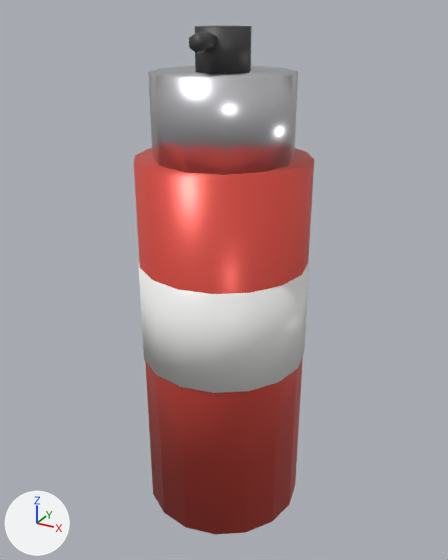
One commit to the glTF model assets/models/apartment/spray_can.glb: the scene before it, then after it.
Both versions are drawn from a 50 mm camera at (0.1095, -0.1987, 0.2003) aimed at (-0.0005, 0.0013, 0.1003). Lighting does not change. The marker at lower left points along +X, +Y and +Z. The older version comes first. Vertices at exactly the same position are counted once.

The first picture shows 'spray_can'.
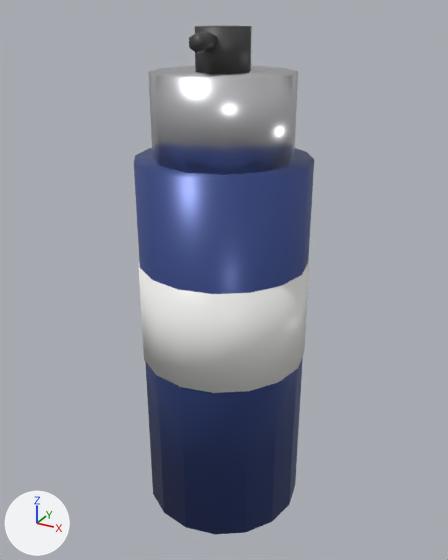
Location of each change, (x1, y1, x2, y2) in pixels of the pictures (448 x 560 px):
part 1 of me_cylinder_001, recoloured (red to blue)
    both: (134, 148, 314, 534)

The change, as a diff of the scene's bpy script:
```diff
--- a/assets/models/apartment/spray_can.glb.py
+++ b/assets/models/apartment/spray_can.glb.py
@@ mat_canbody @@
+mat_canbody = principled_material('CanBody')
+mat_canbody.base_color = (0.04, 0.07, 0.25)  # blue #384b89
+mat_canbody.metallic = 0.3
+mat_canbody.roughness = 0.35
@@ me_cylinder_001 @@
 me_cylinder_001.from_pydata(...)  # 116 vertices, 212 faces; spans x -0.034..0.034, y -0.034..0.034, z -0.075..0.12
 # used by ob_spray_can; location = (0.0, 0.0, 0.075)
+# me_cylinder_001 part 1: all 60 faces that had it switch from mat_canred (red #e15045) to mat_canbody (blue #384b89)
 me_cylinder_001.materials.append(mat_canwhite)
```
